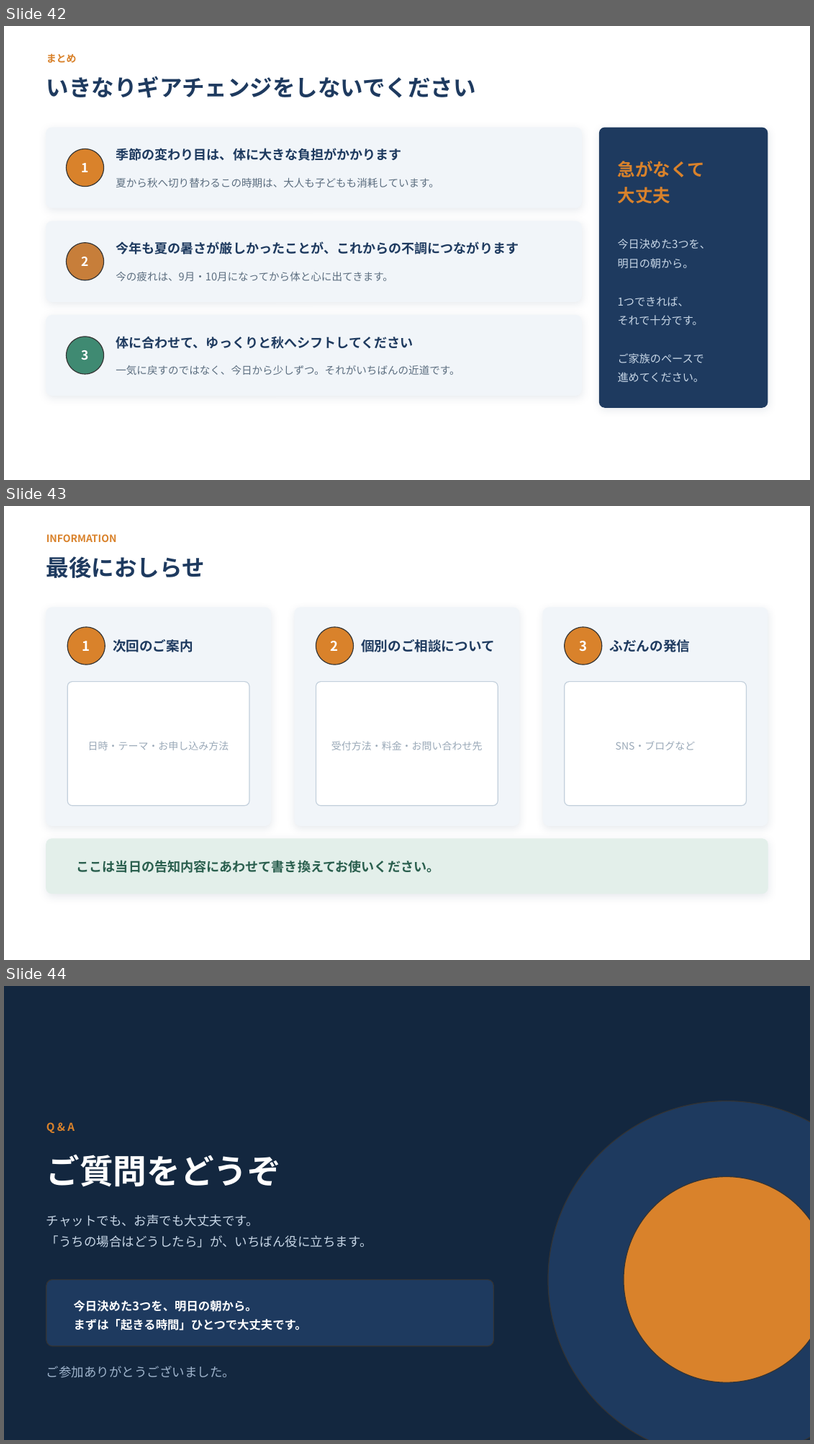
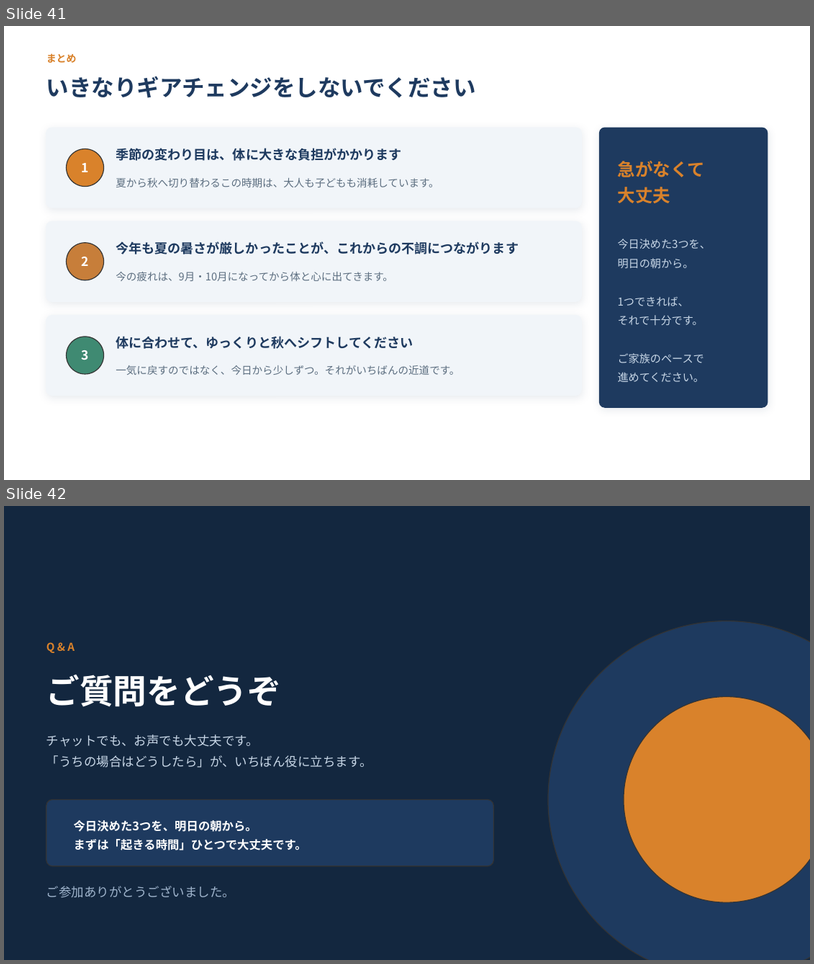
Before and after one commit to xxhmannasuimhxx/-, a slide deck: 夏休みの終わり_第2回_食と生活リズムの整え方.pptx. Shown one above the other, each under a label of ours: slides 42, 43 and 44 before the commit, slides 41 and 42 after it. The pictures are 814x1444 and 814x964 pixels, drawn with LibreOffice and Linux fonts; fonts in the diff are those of the drawing. Boxes give left, top, right and bottom in pixels: in the first picture for what was removed or moved away, otherwise in the second. Text is boxed around its words. In the diff, an @@ line names an element or a change of style, - is before the commit and + after.

```diff
--- a/夏休みの終わり_第2回_食と生活リズムの整え方.pptx
+++ b/夏休みの終わり_第2回_食と生活リズムの整え方.pptx
@@ slide 43 removed at box(4, 506, 810, 960), background #FFFFFF @@
@@ text removed at box(46, 534, 117, 542) @@
-INFORMATION
@@ text removed at box(46, 556, 205, 578) @@
-最後におしらせ
@@ rounded rectangle removed at box(46, 608, 271, 826) @@
@@ rounded rectangle removed at box(295, 608, 520, 826) @@
@@ rounded rectangle removed at box(543, 608, 768, 826) @@
@@ ellipse removed at box(67, 627, 105, 664) @@
@@ ellipse removed at box(316, 627, 354, 664) @@
@@ ellipse removed at box(565, 627, 602, 664) @@
@@ text removed at box(82, 641, 90, 651) @@
-1
@@ text removed at box(113, 639, 193, 652) @@
-次回のご案内
@@ text removed at box(331, 641, 339, 651) @@
-2
@@ text removed at box(361, 639, 494, 652) @@
-個別のご相談について
@@ text removed at box(579, 641, 587, 651) @@
-3
@@ text removed at box(610, 639, 691, 652) @@
-ふだんの発信
@@ rounded rectangle removed at box(67, 682, 250, 806) @@
@@ rounded rectangle removed at box(316, 682, 498, 806) @@
@@ rounded rectangle removed at box(565, 682, 747, 806) @@
@@ text removed at box(88, 741, 229, 750) @@
-日時・テーマ・お申し込み方法
@@ text removed at box(332, 741, 483, 750) @@
-受付方法・料金・お問い合わせ先
@@ text removed at box(616, 741, 696, 750) @@
-SNS・ブログなど
@@ rounded rectangle removed at box(46, 839, 768, 893) @@
@@ text removed at box(77, 860, 440, 872) @@
-ここは当日の告知内容にあわせて書き換えてお使いください。
@@ what was slide 42 is now slide 41 @@
@@ what was slide 44 is now slide 42 @@
```
Also in this commit, not shown: 2 slides changed, 1 other slide removed, 1 other file.
